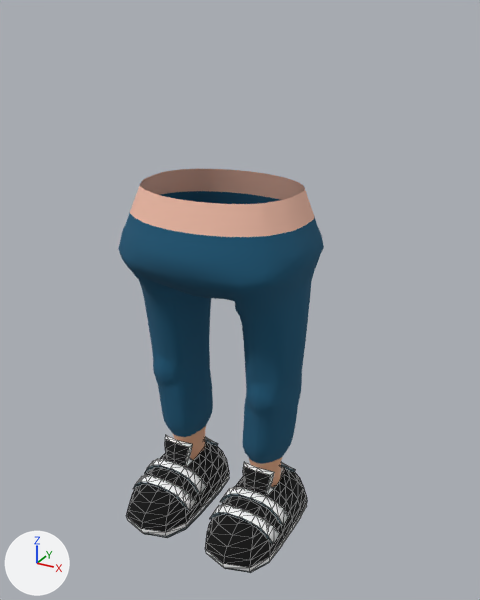
An edit to the glTF model avatarRig.glb, drawn before and after from the same camera.
One viewpoint serves both versions: a 50 mm camera at (0.693, -1.164, 1.184) aimed at (0.036, 0.032, 0.586). The lights are fixed; the arrows at lower left show +X, +Y and +Z. Mesh edges are drawn as thin lines on the coarser meshes.

Objects in the first picture: 'lowerBody', 'shoesTrainers'.
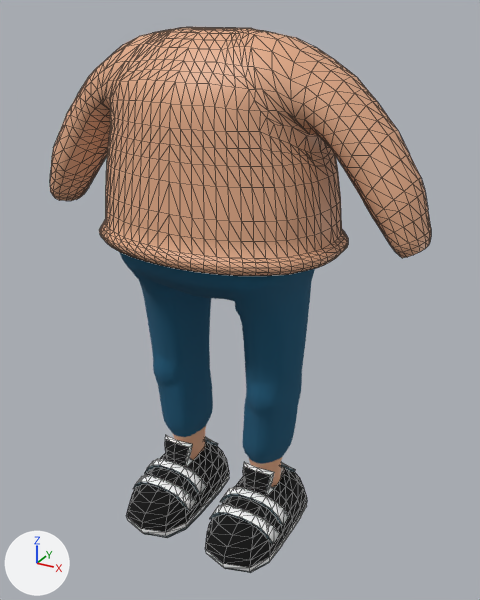
The change, as a diff of the scene's bpy script:
```diff
--- a/avatarRig.glb.py
+++ b/avatarRig.glb.py
@@ me_cube_003 @@
+me_cube_003.from_pydata(...)  # 1756 vertices, 3400 faces; spans x -0.441..0.441, y -0.195..0.207, z 0.724..1.15
+me_cube_003.materials.append(mat_skin_005)  # beige #e7ae89
@@ ob_upperbody @@
+ob_upperbody = bpy.data.objects.new('upperBody', me_cube_003)
+ob_upperbody.location = (0.0, 0.0, 0.0)
```

What differs and where, as boxes (x1, y1, x2, y2) in the pictures (480 x 600 px):
'upperBody', added: after (50, 27, 431, 276)
